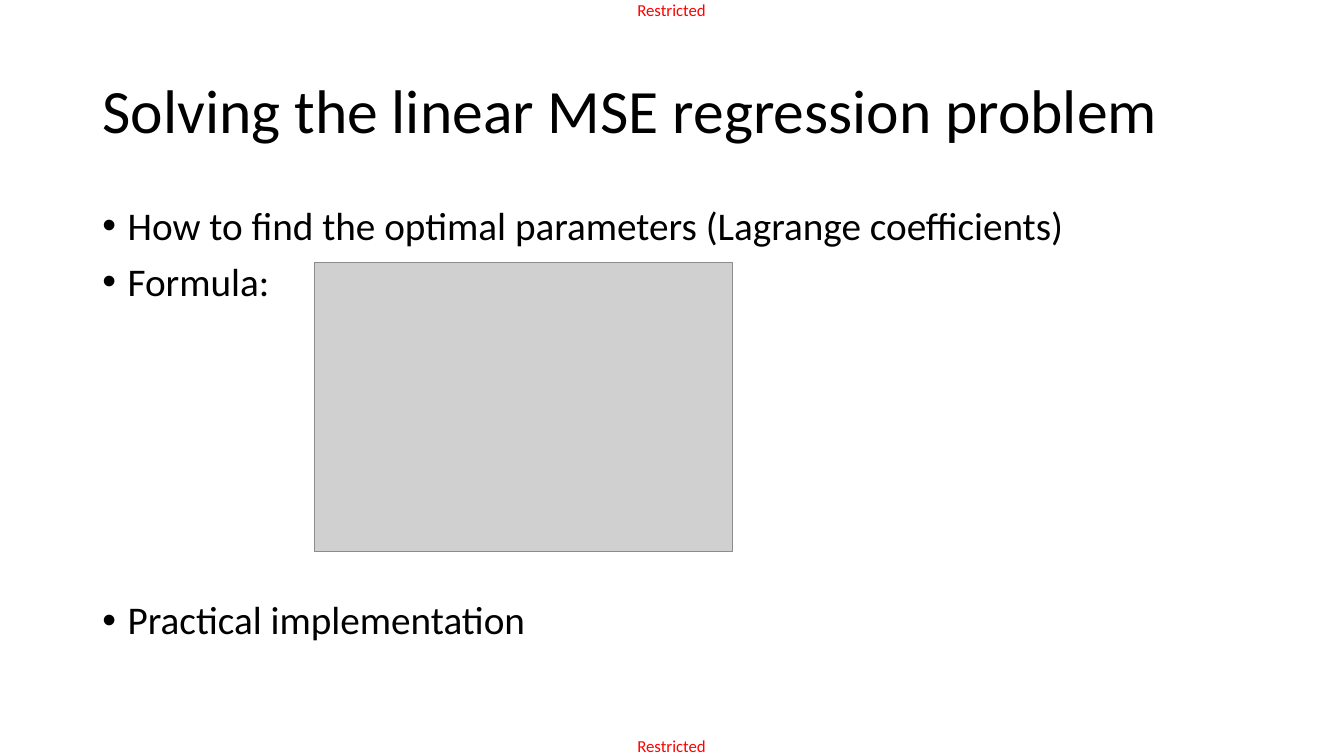
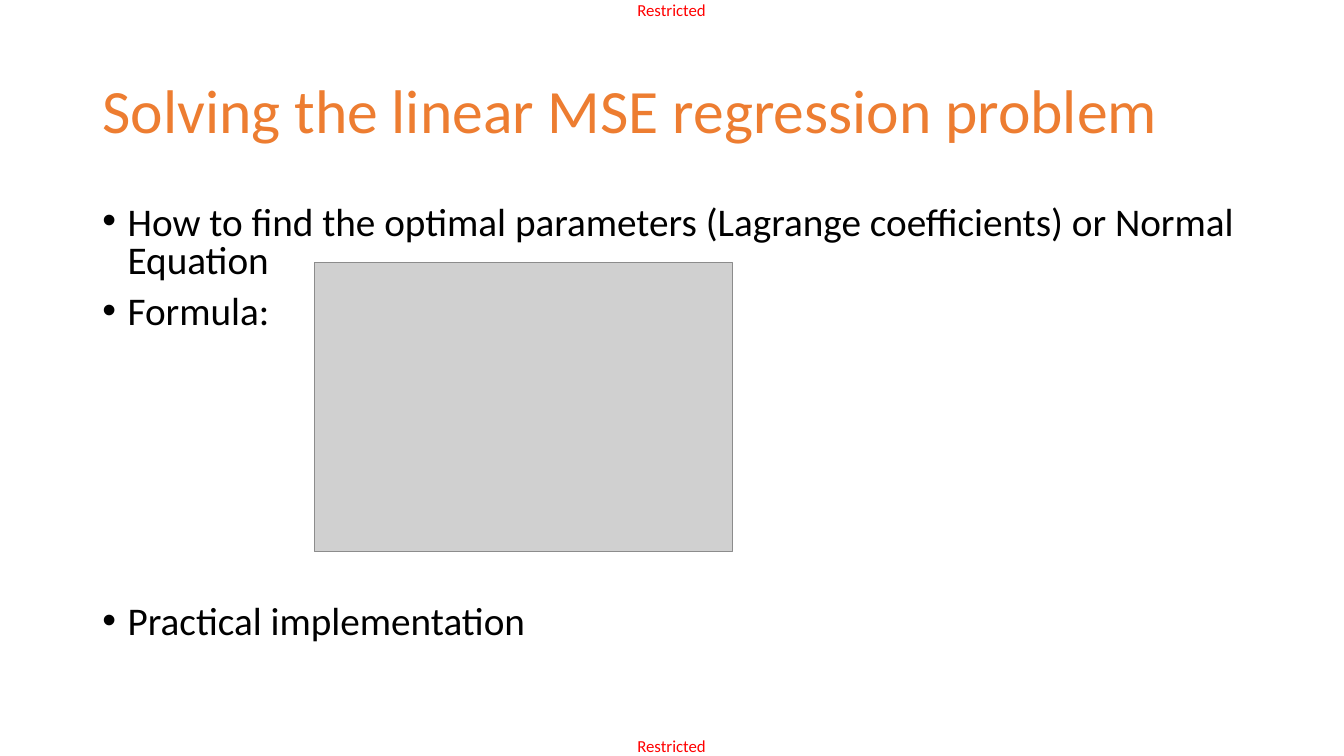
Before and after one commit to matthieudemari/SUTD_DL_50_039, a slide deck: slide 14 of Org.pptx. Drawn at 1344x756 pixels with LibreOffice and Linux fonts; fonts in the diff are those of the drawing; grey boxes stand for pictures. Boxes give left, top, right and bottom in pixels: in the first picture for what was removed or moved away, otherwise in the second. Text is boxed around its words. In the diff, an @@ line names an element or a change of style, - is before the commit and + after.

```diff
--- a/Org.pptx
+++ b/Org.pptx
@@ title "Solving the linear MSE regression ..." at (x1=102, y1=90, x2=1157, y2=144): text colour #000000 to #ED7D31 @@
@@ text at (x1=128, y1=207, x2=1234, y2=281): text changed @@
-• How to find the optimal parameters (Lagrange coefficients)
+• How to find the optimal parameters (Lagrange coefficients) or Normal Equation
@@ text at (x1=128, y1=297, x2=525, y2=642): line spacing 0.9 to 0.8 @@
```
Also in this commit, not shown: 38 other slides changed, 2 other files.
